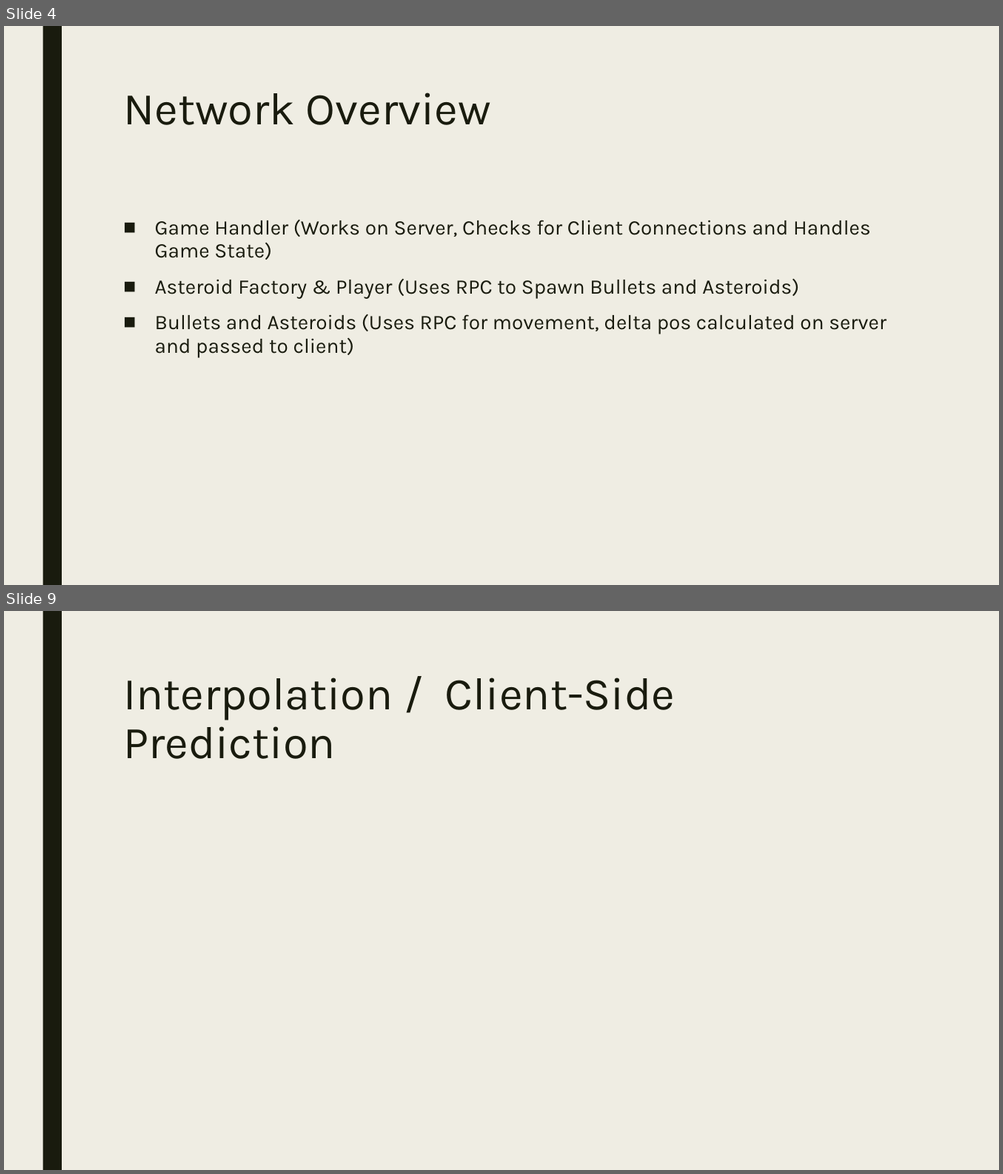
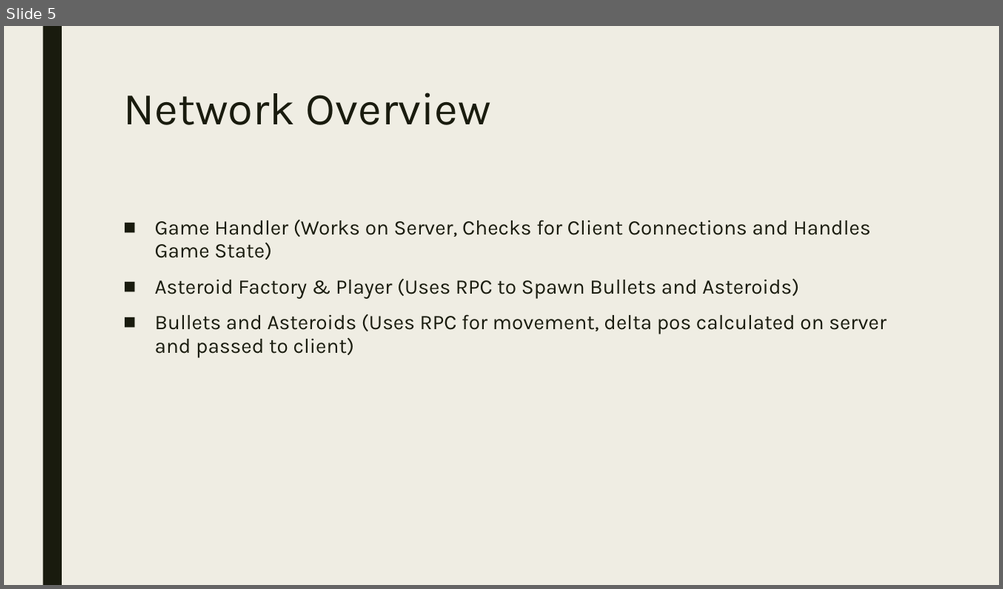
Before and after one commit to comedianhhh/SpaceShooterMP, a slide deck: NetworkAsgn2.pptx. Shown one above the other, each under a label of ours: slides 4 and 9 before the commit, slide 5 after it; the slides between them are not shown. The pictures are 1003x1174 and 1003x589 pixels, drawn with LibreOffice and Linux fonts; fonts in the diff are those of the drawing. Boxes give left, top, right and bottom in pixels: in the first picture for what was removed or moved away, otherwise in the second. Text is boxed around its words. In the diff, an @@ line names an element or a change of style, - is before the commit and + after.

```diff
--- a/NetworkAsgn2.pptx
+++ b/NetworkAsgn2.pptx
@@ slide 9 removed at [4, 611, 999, 1170], background #EFEDE3; not listed: 1 template element that a slide beside it also shows @@
@@ title removed at [123, 678, 674, 759] @@
-Interpolation / Client-Side Prediction
@@ what was slide 4 is now slide 5 @@
```
Also in this commit, not shown: 7 slides changed, 11 slides added, 5 other files.
